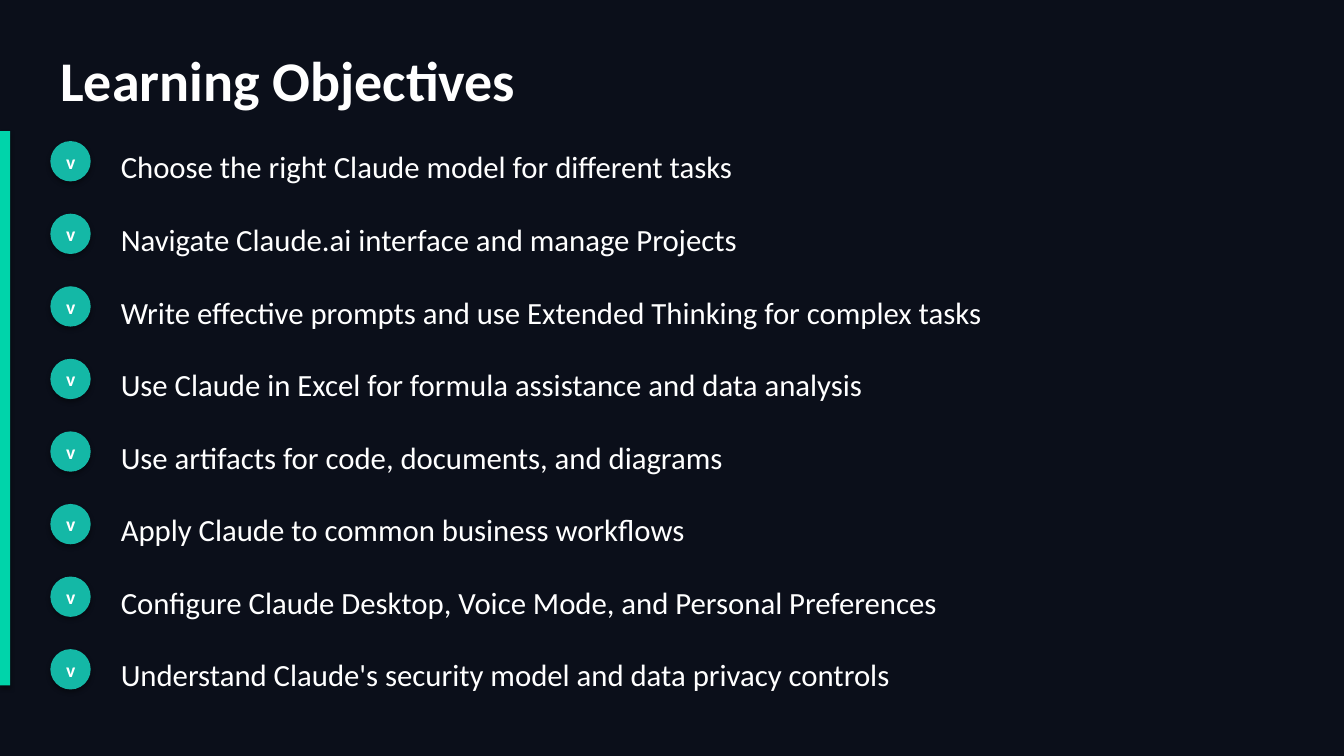
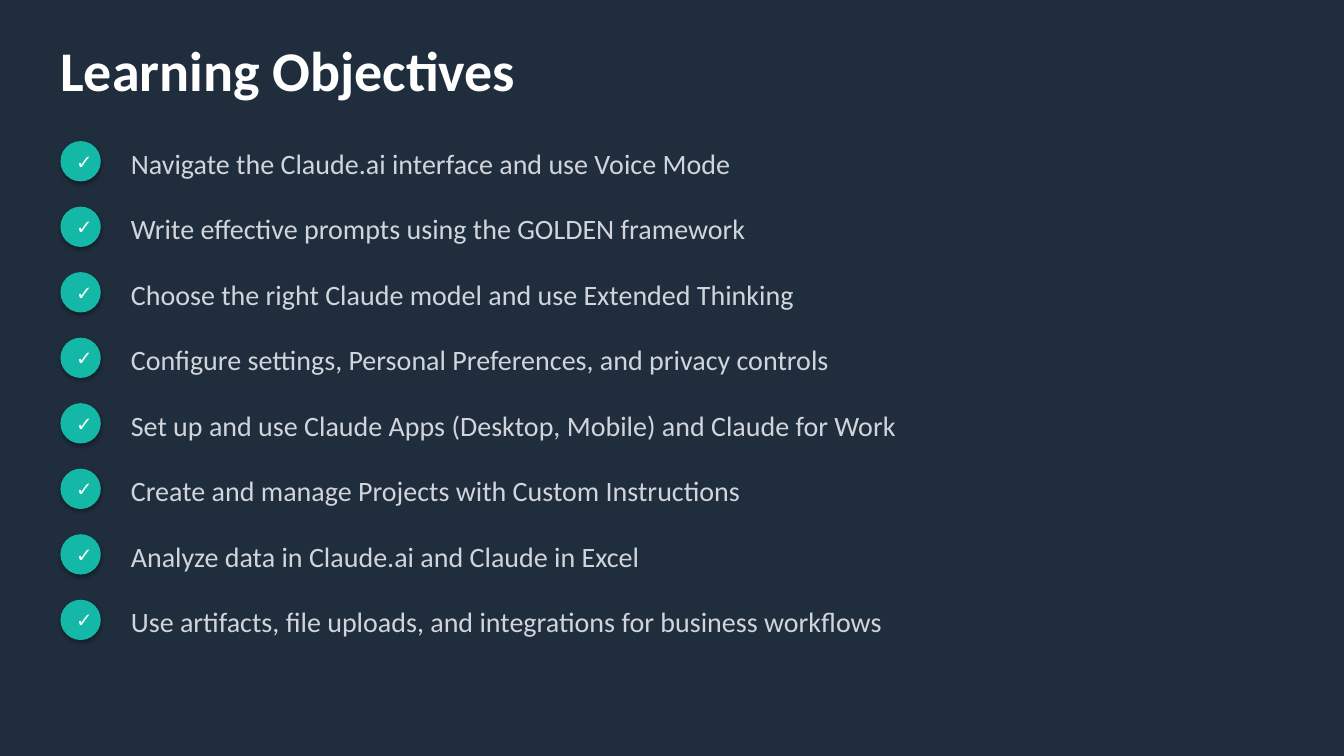
Before and after one commit to scottrhay/AIA-ClaudeCopilot, a slide deck: slide 3 of slides/Day1_Claude_for_Business.pptx. Drawn at 1344x756 pixels with LibreOffice and Linux fonts; fonts in the diff are those of the drawing. Boxes give left, top, right and bottom in pixels: in the first picture for what was removed or moved away, otherwise in the second. Text is boxed around its words. In the diff, an @@ line names an element or a change of style, - is before the commit and + after.

Commit message:
Day 1: Update Learning Objectives to match current content
8 objectives aligned to actual slide blocks:
1. Interface + Voice Mode
2. GOLDEN framework prompting
3. Models + Extended Thinking
4. Settings + Preferences + privacy
5. Desktop/Mobile apps + Claude for Work
6. Projects + Custom Instructions
7. Data analysis + Claude in Excel
8. Artifacts + file uploads + integrations

```diff
--- a/slides/Day1_Claude_for_Business.pptx
+++ b/slides/Day1_Claude_for_Business.pptx
@@ background #0B0F1A to #1F2D3D @@
@@ text "Learning Objectives": place and size @@
-text "Learning Objectives" at bbox=[60, 61, 515, 111]
+text "Learning Objectives" at bbox=[60, 51, 515, 101]
@@ rectangle removed at bbox=[0, 131, 10, 686] @@
@@ ellipse removed at bbox=[50, 141, 91, 181] @@
-v
@@ ellipse added at bbox=[60, 141, 101, 181], fill #14B8A6, 14 pt, text #FFFFFF, bold @@
+✓
@@ text removed at bbox=[121, 156, 732, 184] @@
-Choose the right Claude model for different tasks
@@ text at bbox=[131, 154, 730, 179]: text changed; size 22 to 20 pt; text colour #FFFFFF to #D1D5DB @@
-Navigate Claude.ai interface and manage Projects
+Navigate the Claude.ai interface and use Voice Mode
@@ ellipse added at bbox=[60, 207, 101, 247], fill #14B8A6, 14 pt, text #FFFFFF, bold @@
+✓
@@ ellipse removed at bbox=[50, 214, 91, 254] @@
-v
@@ text added at bbox=[131, 219, 745, 244], 20 pt, text #D1D5DB @@
+Write effective prompts using the GOLDEN framework
@@ ellipse removed at bbox=[50, 286, 91, 327] @@
-v
@@ ellipse added at bbox=[60, 272, 101, 313], fill #14B8A6, 14 pt, text #FFFFFF, bold @@
+✓
@@ text at bbox=[131, 285, 794, 310]: text changed; size 22 to 20 pt; text colour #FFFFFF to #D1D5DB @@
-Write effective prompts and use Extended Thinking for complex tasks
+Choose the right Claude model and use Extended Thinking
@@ ellipse removed at bbox=[50, 359, 91, 399] @@
-v
@@ ellipse added at bbox=[60, 338, 101, 378], fill #14B8A6, 14 pt, text #FFFFFF, bold @@
+✓
@@ text added at bbox=[131, 350, 829, 375], 20 pt, text #D1D5DB @@
+Configure settings, Personal Preferences, and privacy controls
@@ ellipse added at bbox=[60, 403, 101, 444], fill #14B8A6, 14 pt, text #FFFFFF, bold @@
+✓
@@ text at bbox=[131, 415, 895, 441]: text changed; size 22 to 20 pt; text colour #FFFFFF to #D1D5DB @@
-Use Claude in Excel for formula assistance and data analysis
+Set up and use Claude Apps (Desktop, Mobile) and Claude for Work
@@ ellipse removed at bbox=[50, 432, 91, 472] @@
-v
@@ text removed at bbox=[121, 447, 723, 475] @@
-Use artifacts for code, documents, and diagrams
@@ ellipse added at bbox=[60, 469, 101, 509], fill #14B8A6, 14 pt, text #FFFFFF, bold @@
+✓
@@ ellipse removed at bbox=[50, 504, 91, 544] @@
-v
@@ text added at bbox=[131, 481, 740, 506], 20 pt, text #D1D5DB @@
+Create and manage Projects with Custom Instructions
@@ ellipse added at bbox=[60, 534, 101, 575], fill #14B8A6, 14 pt, text #FFFFFF, bold @@
+✓
@@ text removed at bbox=[121, 519, 685, 546] @@
-Apply Claude to common business workflows
@@ text added at bbox=[131, 547, 639, 572], 20 pt, text #D1D5DB @@
+Analyze data in Claude.ai and Claude in Excel
@@ ellipse removed at bbox=[50, 577, 91, 617] @@
-v
@@ text removed at bbox=[121, 592, 936, 620] @@
-Configure Claude Desktop, Voice Mode, and Personal Preferences
@@ ellipse added at bbox=[60, 600, 101, 640], fill #14B8A6, 14 pt, text #FFFFFF, bold @@
+✓
@@ text added at bbox=[131, 612, 881, 637], 20 pt, text #D1D5DB @@
+Use artifacts, file uploads, and integrations for business workflows
@@ ellipse removed at bbox=[50, 649, 91, 690] @@
-v
@@ text removed at bbox=[121, 664, 890, 691] @@
-Understand Claude's security model and data privacy controls
```
